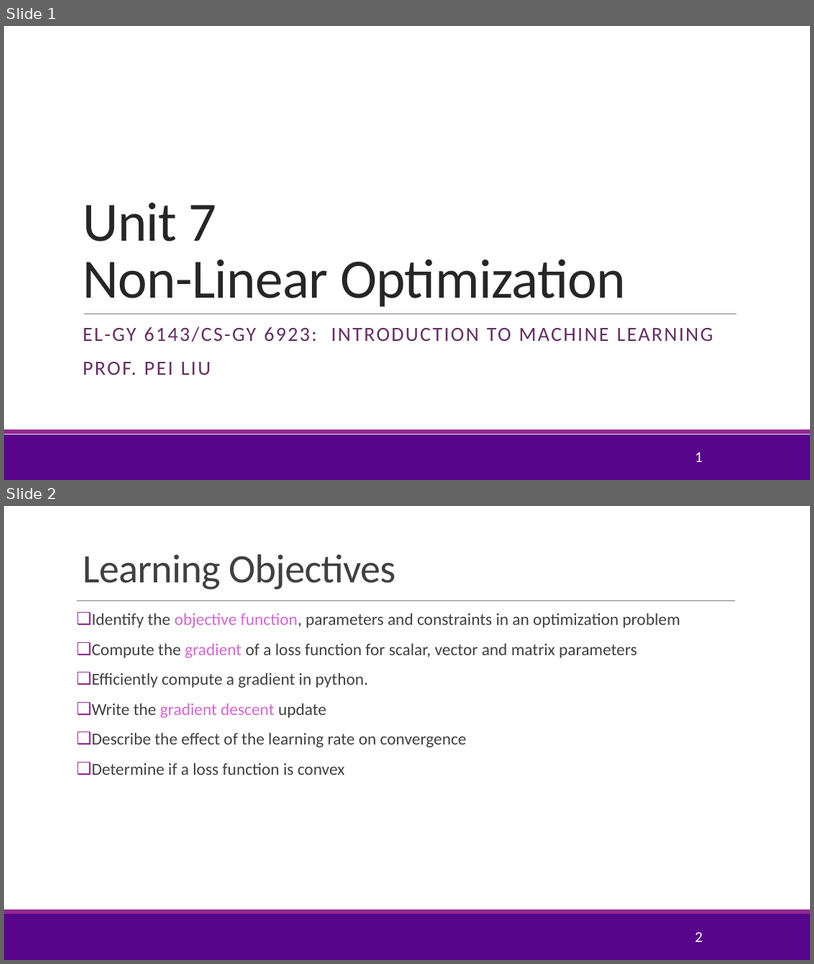
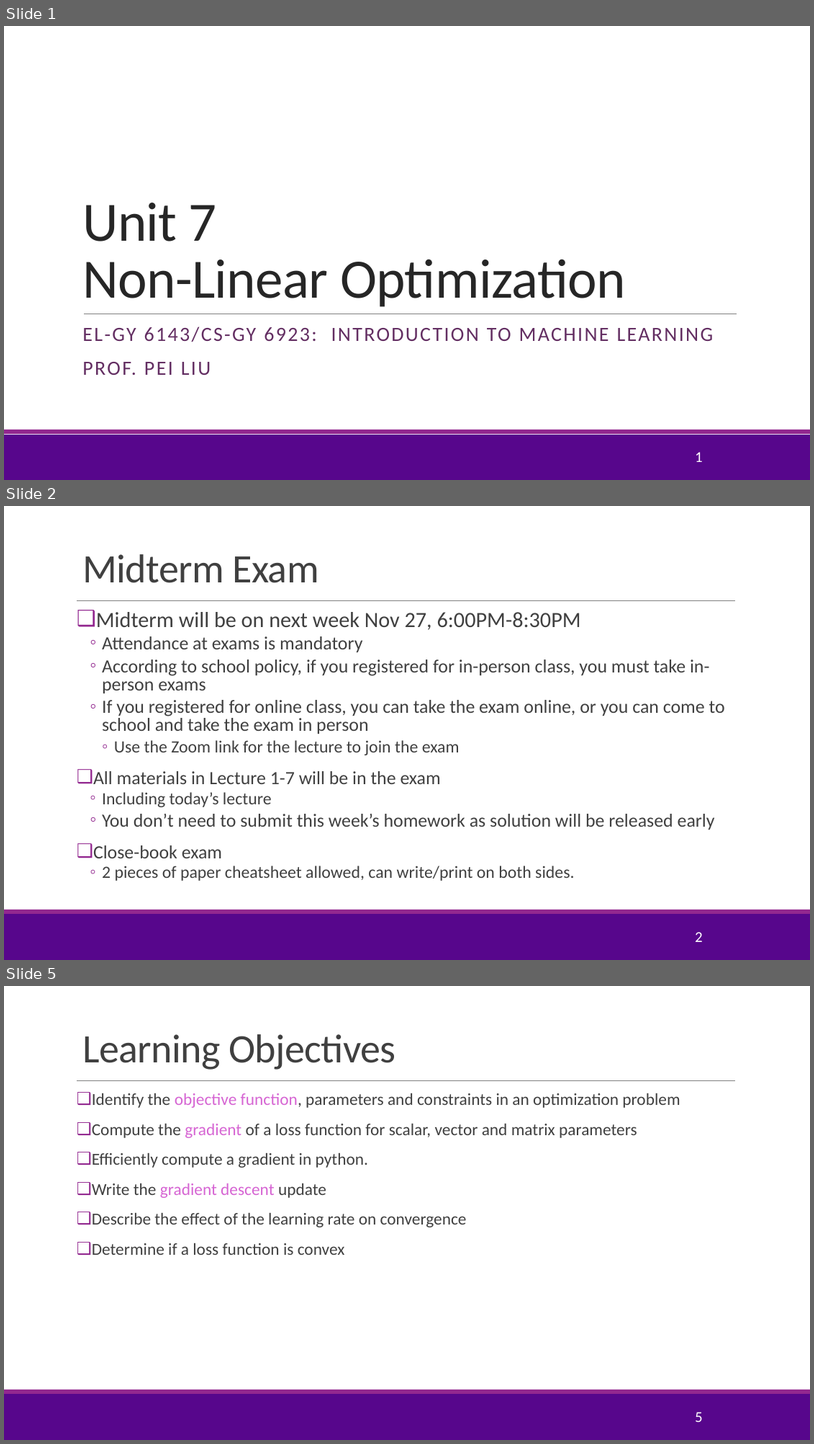
Before and after one commit to pliugithub/MachineLearning, a slide deck: lectures/Lect07_Optim.pptx. Shown one above the other, each under a label of ours: slides 1 and 2 before the commit, slides 1, 2 and 5 after it; the slides between them are not shown. The pictures are 814x964 and 814x1444 pixels, drawn with LibreOffice and Linux fonts; fonts in the diff are those of the drawing; background and template pictures are left out. Boxes give left, top, right and bottom in pixels: in the first picture for what was removed or moved away, otherwise in the second. Text is boxed around its words. In the diff, an @@ line names an element or a change of style, - is before the commit and + after.

Commit message:
updated exam requirement

```diff
--- a/lectures/Lect07_Optim.pptx
+++ b/lectures/Lect07_Optim.pptx
@@ slide 2 added at [4,506,810,960], background #FFFFFF; not listed: 3 template elements that a slide beside it also shows @@
@@ title added at [82,554,319,583], 48 pt, text #404040 @@
+Midterm Exam
@@ text added at [93,612,725,880], 22.2 pt, text #404040 @@
+❑ Midterm will be on next week Nov 27, 6:00PM-8:30PM
+  ◦ Attendance at exams is mandatory
+  ◦ According to school policy, if you registered for in-person class, you must take in-person exams
+  ◦ If you registered for online class, you can take the exam online, or you can come to school and take the exam in person
+    ◦ Use the Zoom link for the lecture to join the exam
+❑ All materials in Lecture 1-7 will be in the exam
+  ◦ Including today’s lecture
+  ◦ You don’t need to submit this week’s homework as solution will be released early
+❑ Close-book exam
+  ◦ 2 pieces of paper cheatsheet allowed, can write/print on both sides.
@@ page number added at [695,932,703,942], 18 pt, text #FFFFFF @@
+2
@@ what was slide 2 is now slide 5 @@
@@ page number at [695,1412,703,1422]: text changed @@
-2
+5
```
Also in this commit, not shown: 2 other slides added, 2 other files.
